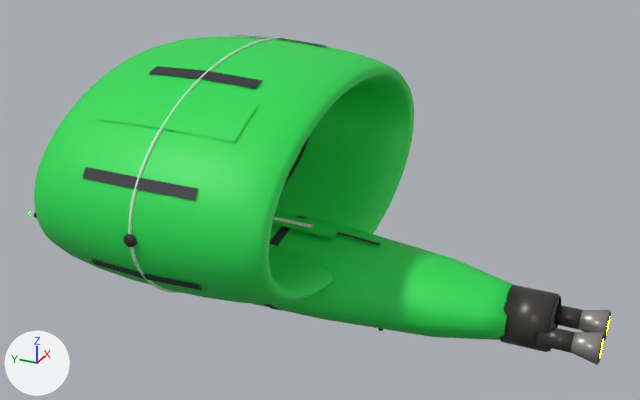
Before and after pictures for a commit that changed the glTF model ThoriumGap_JS/models/Ship_Hooper_219385.glb.
The view is the same before and after, from a 50 mm lens placed at (-7.29, -4.09, 4.45), pointed at (0.09, -0.77, 0.76). Every picture has the same lights, and +X, +Y and +Z are marked at lower left. The older version comes first. Where no turn or scale is listed for an object, it has been applied to the vertices.

Before the edit, the objects in view are built like this:
```python
ob_fuselage_maincenteredhull_centerofmassatorigin = bpy.data.objects.new('Fuselage_MainCenteredHull_CenterOfMassAtOrigin', me_fuselage_maincenteredhull_centerofmassatorigin_mesh)
ob_fuselage_maincenteredhull_centerofmassatorigin.location = (0.0, 0.0, 0.0)
ob_hoop_mainstructuralring_yaxishole_elongatedy_lowermidpointatorigin = bpy.data.objects.new('Hoop_MainStructuralRing_YAxisHole_ElongatedY_LowerMidpointAtOrigin', me_hoop_mainstructuralring_yaxishole_elongatedy_lowermidpointatorigin_mesh)
ob_hoop_mainstructuralring_yaxishole_elongatedy_lowermidpointatorigin.location = (0.0, 0.0, 0.0)
ob_hooppanelclamp_03_darkouterjoint = bpy.data.objects.new('HoopPanelClamp_03_DarkOuterJoint', me_hooppanelclamp_03_darkouterjoint_mesh)
ob_hooppanelclamp_03_darkouterjoint.location = (0.0, 0.0, 0.0)
ob_paintfuselage_dorsalprimaryblade = bpy.data.objects.new('PaintFuselage_DorsalPrimaryBlade', me_paintfuselage_dorsalprimaryblade_mesh)
ob_paintfuselage_dorsalprimaryblade.location = (0.0, 0.0, 0.0)
ob_painthoopcleanorbital_02_shorttrimband = bpy.data.objects.new('PaintHoopCleanOrbital_02_ShortTrimBand', me_painthoopcleanorbital_02_shorttrimband_mesh)
ob_painthoopcleanorbital_02_shorttrimband.location = (0.0, 0.0, 0.0)
# also in view: 'HoopPanelClamp_04_DarkOuterJoint' at (-1.82, 0.0, 1.57); 'EngineBell_Right_AftHullBurnishedNozzle' at (0.21, -3.48, -0.03); 'EngineThroat_Left_AftHullDarkSocket' at (-0.21, -3.25, -0.03); 'EngineThroat_Right_AftHullDarkSocket' at (0.21, -3.25, -0.03); 'EngineBlock_AftHullIntegratedMountPlate' at (0.0, -2.97, 0.0)
```
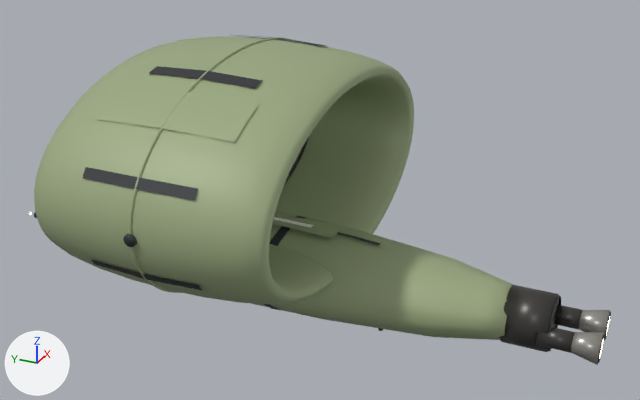
Scene script edits in JSON lines:
```json
{"op": "set", "path": "mat_ship_hoopfamily_scouthoop_clean_orbital_greenwithwhitedetails_seed219385_hull_main_greenwithwhitedetails.base_color", "old": "(0.02, 0.72, 0.09)", "new": "(0.33, 0.4, 0.22)", "note": "green #27dd55 -> greyish green #9baa81"}
{"op": "set", "path": "mat_ship_hoopfamily_scouthoop_clean_orbital_greenwithwhitedetails_seed219385_paint_primary_greenwithwhitedetails.base_color", "old": "(0.02, 0.72, 0.09)", "new": "(0.33, 0.4, 0.22)", "note": "green #27dd55 -> greyish green #9baa81"}
```

Changed parts and their boxes (x1, y1, x2, y2) in the pictures (640 x 400 px):
```json
{"object": "Hoop_MainStructuralRing_YAxisHole_ElongatedY_LowerMidpointAtOrigin", "change": "recoloured", "before": [34, 36, 414, 304], "after": [34, 36, 414, 304], "on screen": "green to greyish green"}
{"object": "Fuselage_MainCenteredHull_CenterOfMassAtOrigin", "change": "recoloured", "before": [251, 211, 514, 340], "after": [251, 211, 514, 340], "on screen": "green to greyish green"}
{"object": "PaintHoopCleanOrbital_02_ShortTrimBand", "change": "recoloured", "before": [97, 85, 259, 142], "after": [97, 85, 259, 142], "on screen": "green to greyish green"}
{"object": "PaintFuselage_DorsalPrimaryBlade", "change": "recoloured", "before": [272, 214, 343, 238], "after": [272, 214, 343, 238], "on screen": "green to greyish green"}
```
